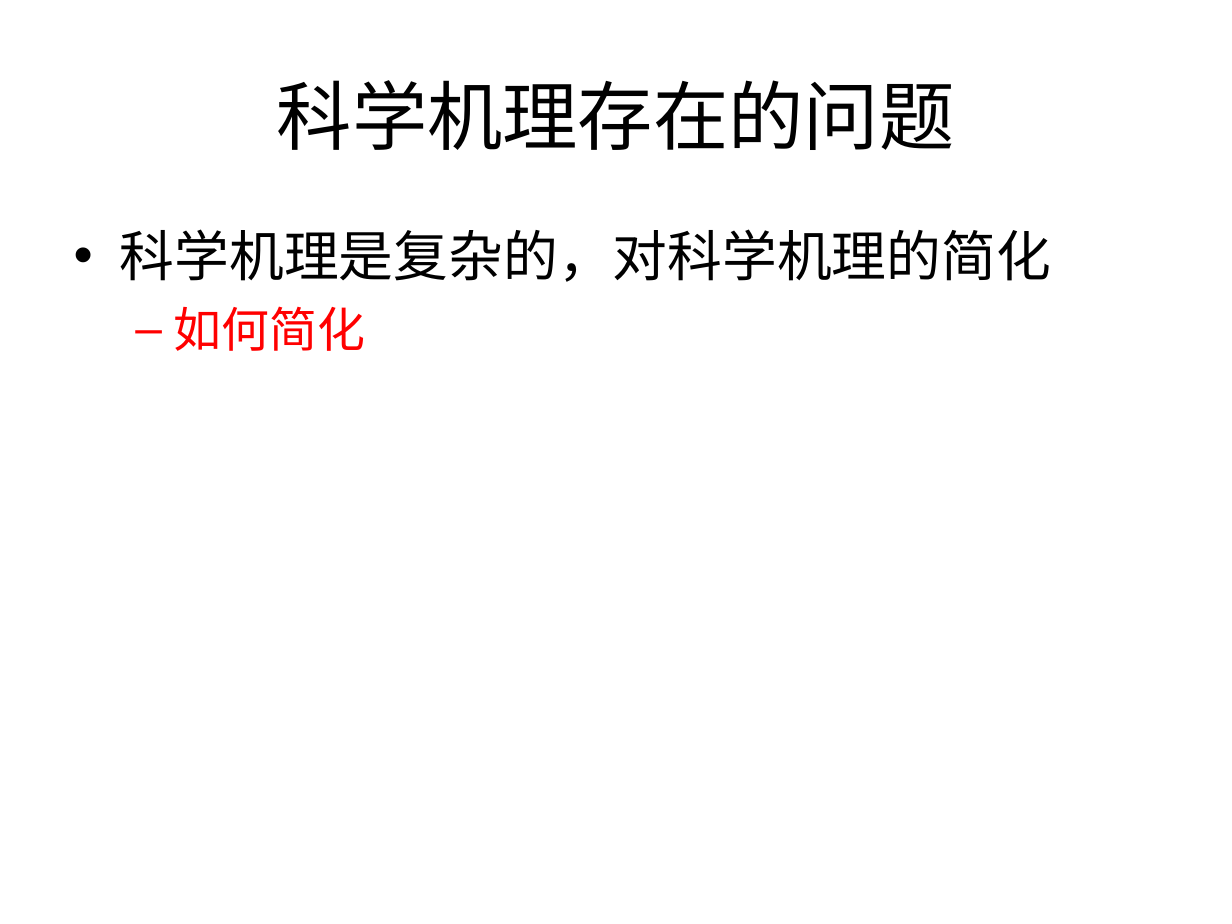
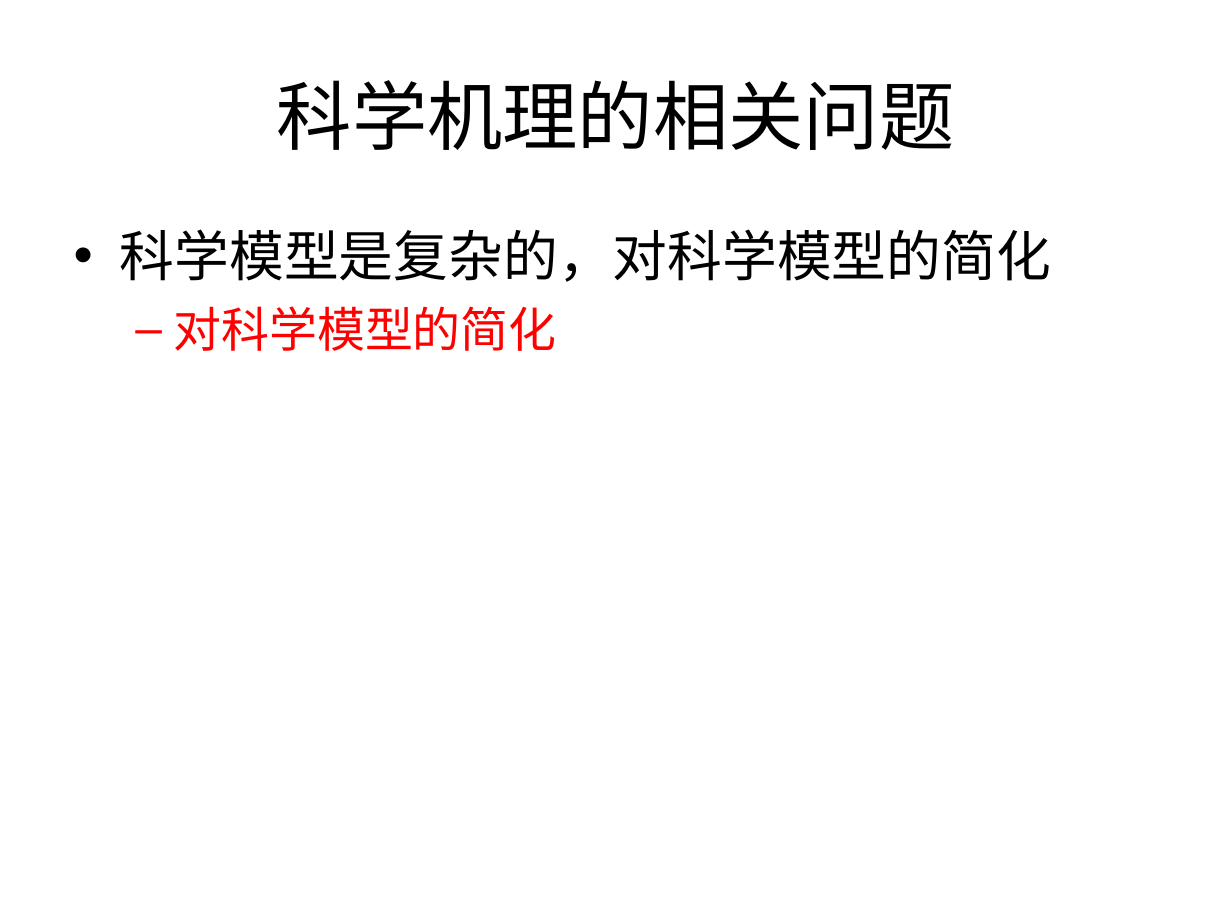
Before and after one commit to Nookleptia/qianmen3d, a slide deck: slide 27 of 毕设文件/毕设提纲.ppt (slide 23 before the commit). Drawn at 1232x924 pixels with LibreOffice and Linux fonts; fonts in the diff are those of the drawing. Boxes give left, top, right and bottom in pixels: in the first picture for what was removed or moved away, otherwise in the second. Text is boxed around its words. In the diff, an @@ line names an element or a change of style, - is before the commit and + after.

```diff
--- a/毕设文件/毕设提纲.ppt
+++ b/毕设文件/毕设提纲.ppt
@@ title at box(277, 80, 955, 150): text changed @@
-科学机理存在的问题
+科学机理的相关问题
@@ text at box(120, 229, 1051, 351): text changed @@
-• 科学机理是复杂的，对科学机理的简化
-  – 如何简化
+• 科学模型是复杂的，对科学模型的简化
+  – 对科学模型的简化
```
Also in this commit, not shown: 11 other slides changed, 3 slides added, 2 other files.
